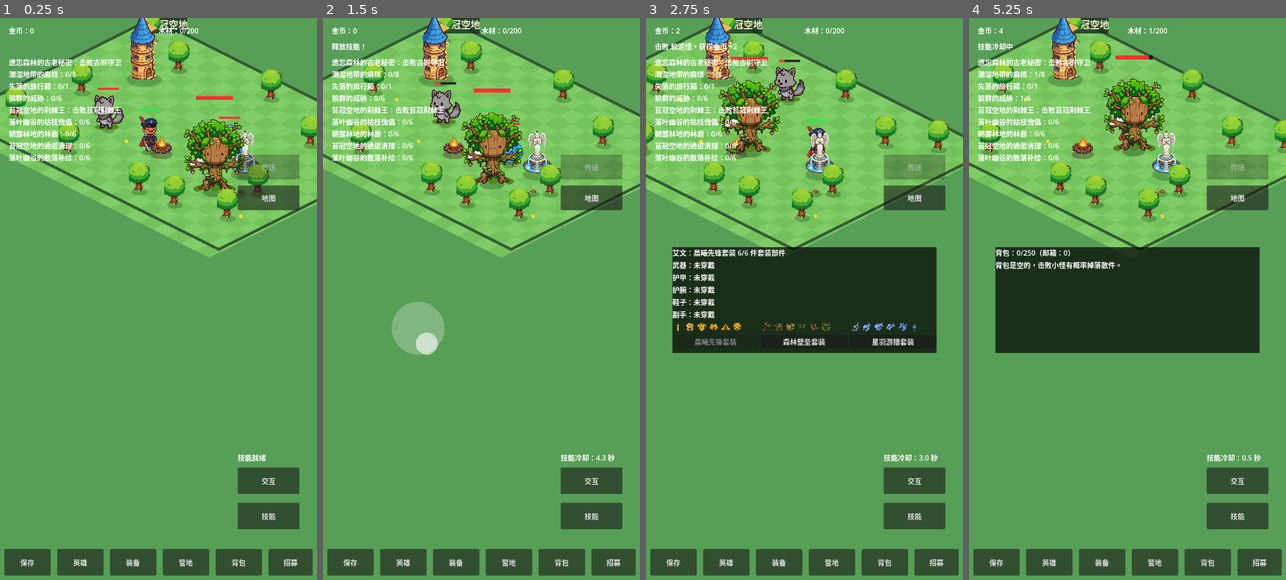
Above: before the commit, frames 1-4 (left to right).
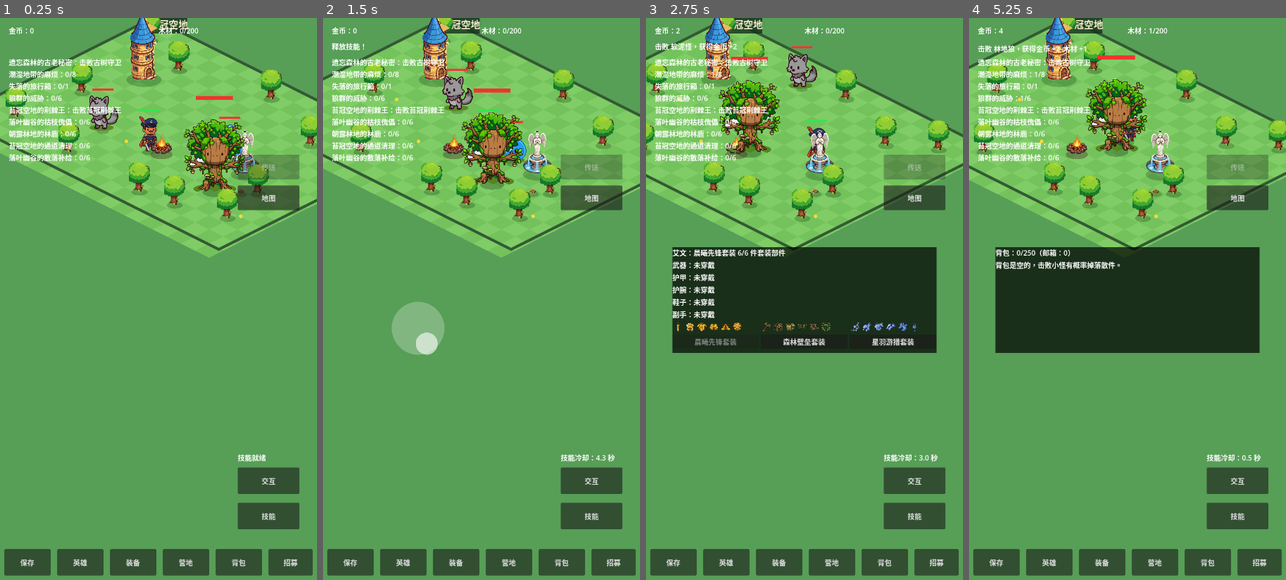
Above: after the commit, the same moments.

Repository: oneyi53/game
Game: Godot game, scene res://scenes/main.tscn
The game is run twice, just before and just after one commit, with the same random seed, the same clock (stepped at 60 frames per second) and the same inputs.
Inputs (mouse positions are in pixels of both pictures, inside the frame that each line leads up to):
- Up to frame 1 (0.25 s): no input
- Up to frame 2 (1.5 s): tap Enter at 0.5 s; move the mouse to (551, 270) at 0.52 s; hold Right (ui_right) 0.53-1.25 s; tap E at 0.6 s; click (551, 270) at 0.67 s; tap Space at 0.77 s; drag from (418, 327) to (465, 411) at 1.27 s
- Up to frame 3 (2.75 s): move the mouse to (836, 175) at 2.02 s; hold Right (ui_right) from 2.03 s (still down); tap Q at 2.1 s
- Up to frame 4 (5.25 s): release Right (ui_right) at 2.75 s; drag from (1111, 411) to (1032, 214) at 2.77 s; move the mouse to (1222, 383) at 3.52 s; hold Left (ui_left) 3.53-4.25 s; tap B at 3.6 s; tap Space at 3.77 s; drag from (1032, 214) to (1079, 158) at 4.27 s; move the mouse to (1143, 299) at 5.02 s; hold Down (ui_down) from 5.03 s (still down); tap E at 5.1 s; click (1143, 299) at 5.17 s

The runs differ from the first frame. In frame 1, 0.5% of the frame differs, in the area x 27-40%, y 12-21%; in frame 2, 0.9%; in frame 3, 0.8%; in frame 4, 9.2%, in the area x 0-100%, y 0-42%.

Commit message:
Add enemy attack telegraph and hit reaction

Diff:
--- a/scripts/enemy/enemy.gd
+++ b/scripts/enemy/enemy.gd
@@ -25,6 +25,11 @@
 var target_hero: Node2D = null
 var retarget_timer: float = 0.0
 var attack_timer: float = 0.0
+var attack_windup: float = 0.28
+var attack_windup_remaining: float = 0.0
+var hit_flash_remaining: float = 0.0
+var knockback_velocity: Vector2 = Vector2.ZERO
+var move_acceleration: float = 520.0
 
 func setup(p_data: Dictionary) -> void:
     enemy_id = str(p_data["id"])
@@ -43,26 +48,49 @@
 func _physics_process(delta: float) -> void:
     if dead:
         return
+    if hit_flash_remaining > 0.0:
+        hit_flash_remaining = maxf(0.0, hit_flash_remaining - delta)
+        queue_redraw()
+    if knockback_velocity.length_squared() > 4.0:
+        velocity = knockback_velocity
+        knockback_velocity = knockback_velocity.move_toward(Vector2.ZERO, 900.0 * delta)
+        move_and_slide()
+        global_position = WorldMaps.clamp_position(global_position)
+        return
     retarget_timer -= delta
     if retarget_timer <= 0.0:
-        retarget_timer = 0.5
+        retarget_timer = 0.35
         _retarget()
-    if target_hero == null or bool(target_hero.get("dead")):
-        velocity = Vector2.ZERO
+    if target_hero == null or not is_instance_valid(target_hero) or bool(target_hero.get("dead")):
+        attack_windup_remaining = 0.0
+        velocity = velocity.move_toward(Vector2.ZERO, move_acceleration * delta)
         move_and_slide()
         return
     var diff: Vector2 = target_hero.global_position - global_position
-    if diff.length() > attack_range:
-        velocity = diff.normalized() * move_speed
+    var distance_to_target: float = diff.length()
+    if attack_windup_remaining > 0.0:
+        velocity = velocity.move_toward(Vector2.ZERO, move_acceleration * 1.8 * delta)
+        move_and_slide()
+        attack_windup_remaining -= delta
+        if attack_windup_remaining <= 0.0:
+            attack_windup_remaining = 0.0
+            if is_instance_valid(target_hero) and not bool(target_hero.get("dead")):
+                var strike_distance: float = global_position.distance_to(target_hero.global_position)
+                if strike_distance <= attack_range + 12.0 and target_hero.has_method("take_damage"):
+                    target_hero.take_damage(attack)
+            attack_timer = attack_cooldown
+        global_position = WorldMaps.clamp_position(global_position)
+        return
+    if distance_to_target > attack_range:
+        var desired_velocity: Vector2 = diff.normalized() * move_speed
+        velocity = velocity.move_toward(desired_velocity, move_acceleration * delta)
         move_and_slide()
     else:
-        velocity = Vector2.ZERO
+        velocity = velocity.move_toward(Vector2.ZERO, move_acceleration * 1.8 * delta)
         move_and_slide()
         attack_timer -= delta
         if attack_timer <= 0.0:
-            attack_timer = attack_cooldown
-            if target_hero.has_method("take_damage"):
-                target_hero.take_damage(attack)
+            attack_windup_remaining = attack_windup
     global_position = WorldMaps.clamp_position(global_position)
 
 func _retarget() -> void:
@@ -86,6 +114,19 @@
         return
     var damage: int = maxi(1, amount - defense)
     hp -= damage
+    hit_flash_remaining = 0.12
+    attack_windup_remaining = 0.0
+    var source: Node2D = null
+    for hero in get_tree().get_nodes_in_group("heroes"):
+        if hero != null and is_instance_valid(hero) and not bool(hero.get("dead")):
+            if str(hero.get("world_map_id")) == str(get_meta("world_map_id", WorldMaps.MOSS_CROWN)):
+                if source == null or global_position.distance_squared_to(hero.global_position) < global_position.distance_squared_to(source.global_position):
+                    source = hero
+    if source != null:
+        var push_direction: Vector2 = (global_position - source.global_position).normalized()
+        if push_direction == Vector2.ZERO:
+            push_direction = Vector2.UP
+        knockback_velocity = push_direction * 105.0
     queue_redraw()
     if hp <= 0:
         hp = 0
@@ -118,6 +159,11 @@
         draw_texture_rect(texture, Rect2(-48.0, -90.0, 96.0, 96.0), false)
     else:
         draw_circle(Vector2.ZERO, 16.0, enemy_color)
+    if attack_windup_remaining > 0.0:
+        var warning_strength: float = 0.5 + 0.5 * sin((attack_windup - attack_windup_remaining) * 32.0)
+        draw_arc(Vector2.ZERO, 27.0, 0.0, TAU, 32, Color(1.0, 0.22, 0.12, warning_strength), 3.0)
+    if hit_flash_remaining > 0.0:
+        draw_rect(Rect2(-40.0, -84.0, 80.0, 76.0), Color(1.0, 0.35, 0.25, 0.28), false, 4.0)
     draw_rect(Rect2(-24.0, -98.0, 48.0, 5.0), Color(0.08, 0.08, 0.08, 0.92))
     var fill: float = 48.0 * float(hp) / float(max_hp) if max_hp > 0 else 0.0
     draw_rect(Rect2(-24.0, -98.0, fill, 5.0), Color(0.95, 0.22, 0.2))
